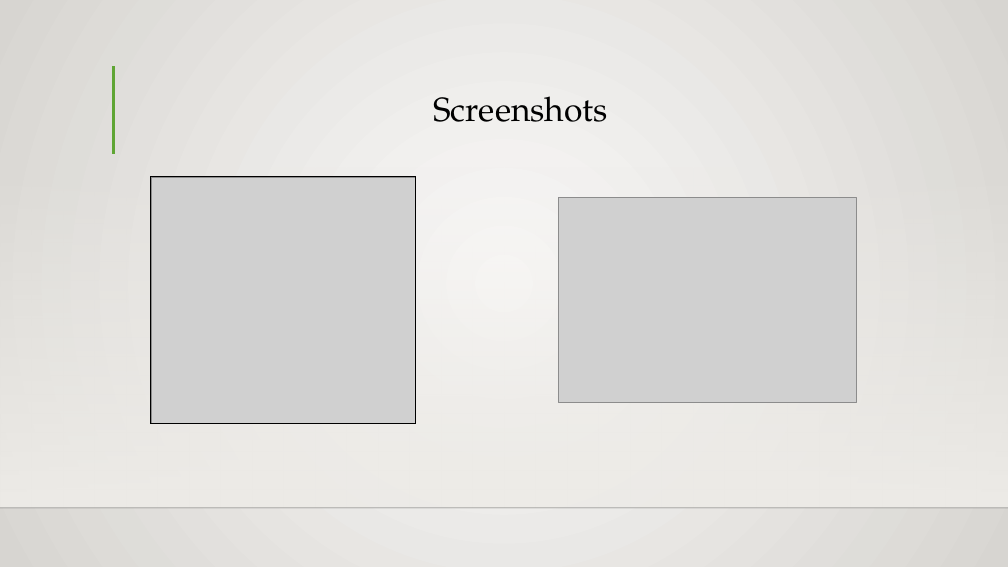
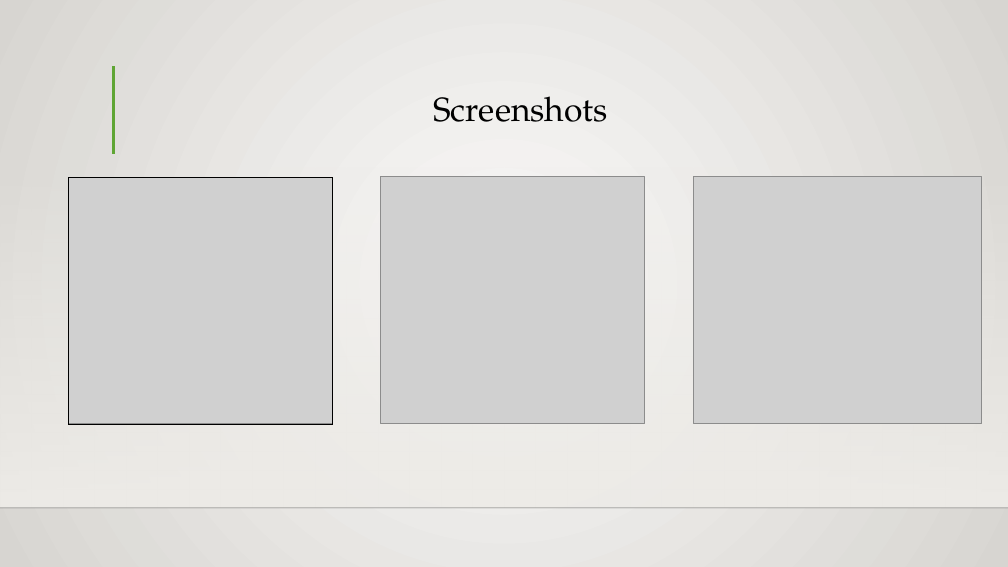
Before and after one commit to batch-B3/Biometric-Finger-Vein-Authentication-Using-Deep-Learning-Algorithm, a slide deck: slide 23 of Project Documents/Batch 3 PPT.pptx (slide 22 before the commit). Drawn at 1008x567 pixels with LibreOffice and Linux fonts; fonts in the diff are those of the drawing; grey boxes stand for pictures; background and template pictures are left out. Boxes give left, top, right and bottom in pixels: in the first picture for what was removed or moved away, otherwise in the second. Text is boxed around its words. In the diff, an @@ line names an element or a change of style, - is before the commit and + after.

```diff
--- a/Project Documents/Batch 3 PPT.pptx
+++ b/Project Documents/Batch 3 PPT.pptx
@@ picture: place and size @@
-picture at bbox=[151, 177, 415, 423]
+picture at bbox=[68, 178, 332, 424]
@@ rectangle: place and size @@
-rectangle at bbox=[150, 177, 415, 424]
+rectangle at bbox=[68, 177, 333, 424]
@@ picture added at bbox=[381, 177, 645, 424] @@
@@ picture added at bbox=[693, 177, 982, 424] @@
@@ picture removed at bbox=[558, 198, 857, 403] @@
```
Also in this commit, not shown: 4 other slides changed, 2 slides added.
